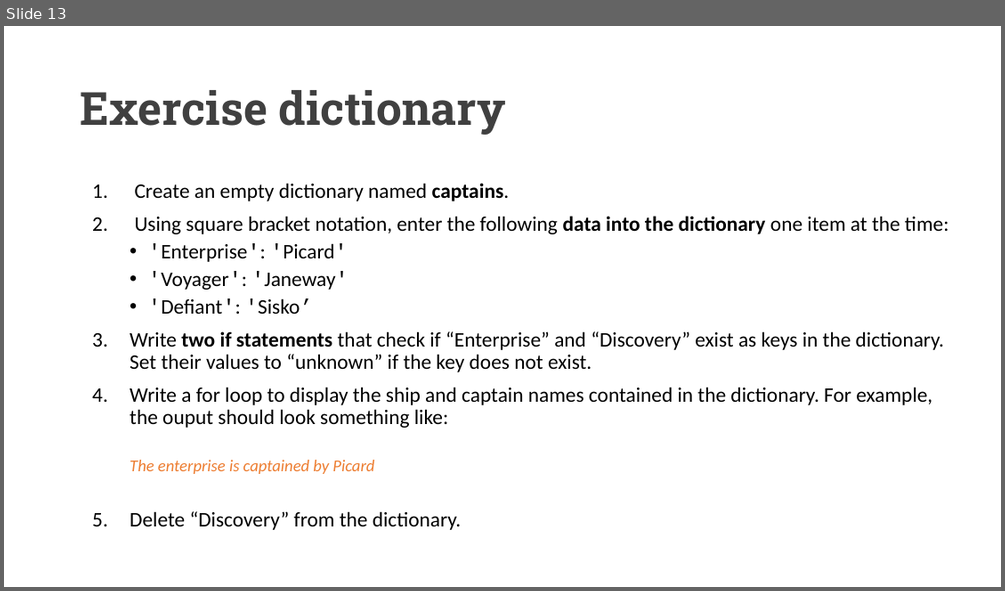
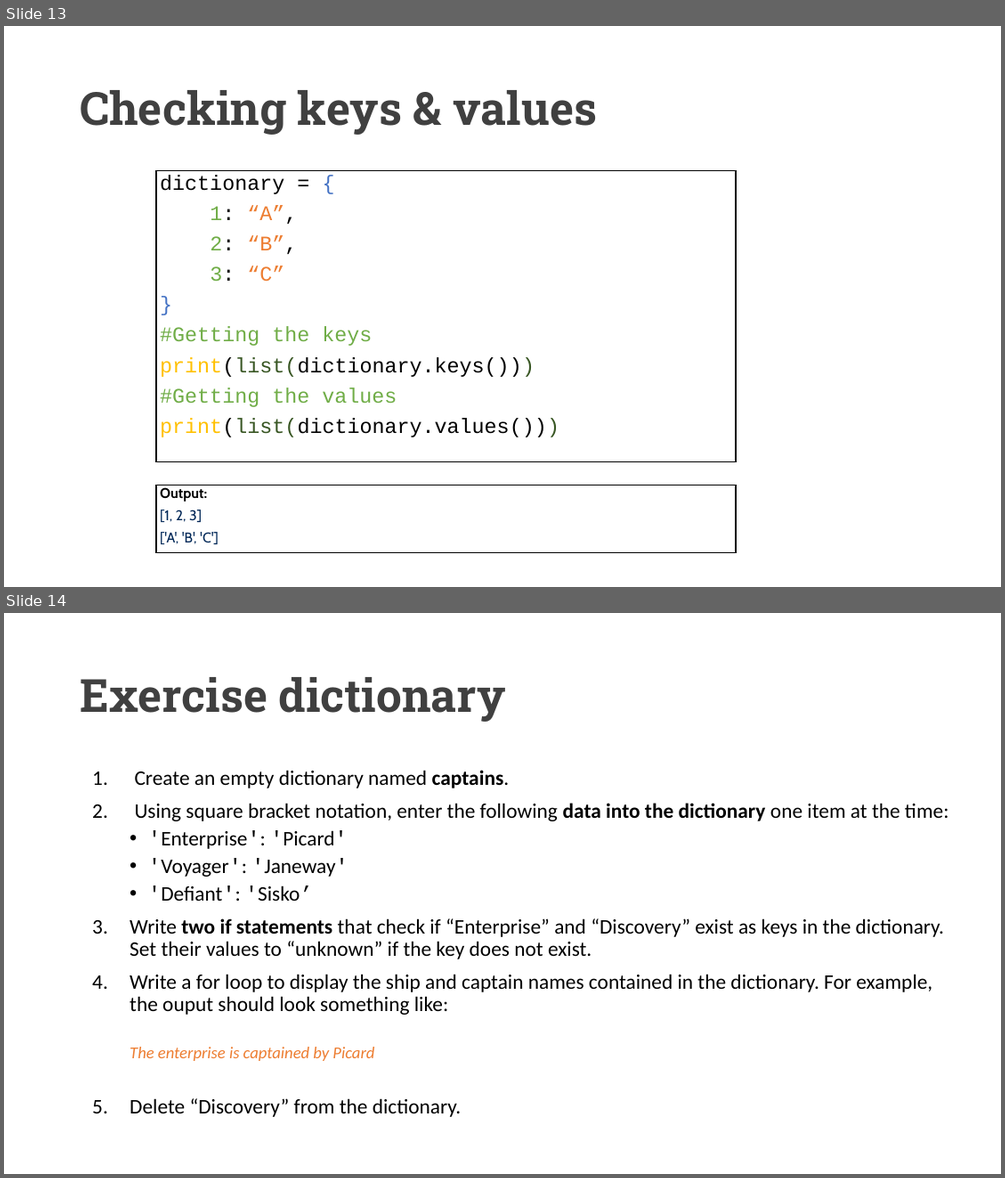
Before and after one commit to UCLL-PR2/exercises, a slide deck: 03-iterators&comprehension/programming2_iterable.pptx. Shown one above the other, each under a label of ours: slide 13 before the commit, slides 13 and 14 after it. The pictures are 1005x591 and 1005x1178 pixels, drawn with LibreOffice and Linux fonts; fonts in the diff are those of the drawing. Boxes give left, top, right and bottom in pixels: in the first picture for what was removed or moved away, otherwise in the second. Text is boxed around its words. In the diff, an @@ line names an element or a change of style, - is before the commit and + after.

Commit message:
slide

```diff
--- a/03-iterators&comprehension/programming2_iterable.pptx
+++ b/03-iterators&comprehension/programming2_iterable.pptx
@@ slide 13 added at (x1=4, y1=26, x2=1001, y2=587), background #FFFFFF @@
@@ title added at (x1=80, y1=90, x2=597, y2=135), 44 pt, text #404040, bold @@
+Checking keys & values
@@ rectangle added at (x1=156, y1=170, x2=736, y2=461), outline #000000 1 pt, 20 pt, text #000000 @@
+dictionary = {
+1: “A”,
+2: “B”,
+3: “C”
+}
+#Getting the keys
+print(list(dictionary.keys()))
+#Getting the values
+print(list(dictionary.values()))
@@ rectangle added at (x1=156, y1=485, x2=736, y2=553), outline #000000 1 pt, 13.6 pt, text #002757 @@
+Output:
+[1, 2, 3]
+['A', 'B', 'C']
@@ what was slide 13 is now slide 14 @@
```
Also in this commit, not shown: 1 other file.
